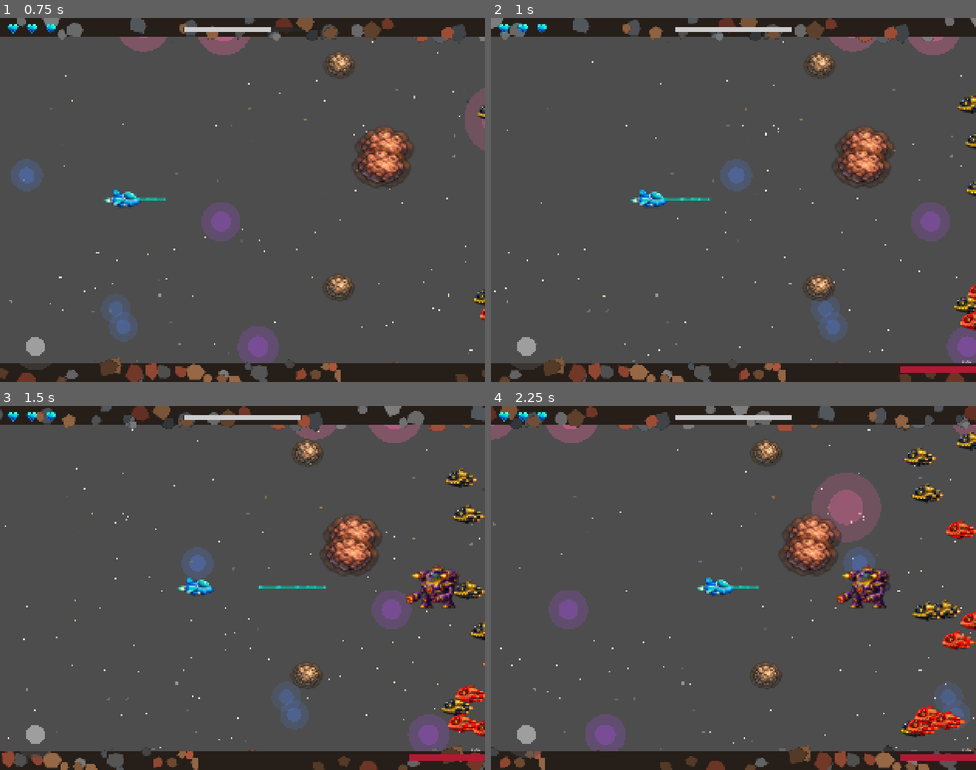
Above: before the commit, frames 1-4 (two rows, left to right).
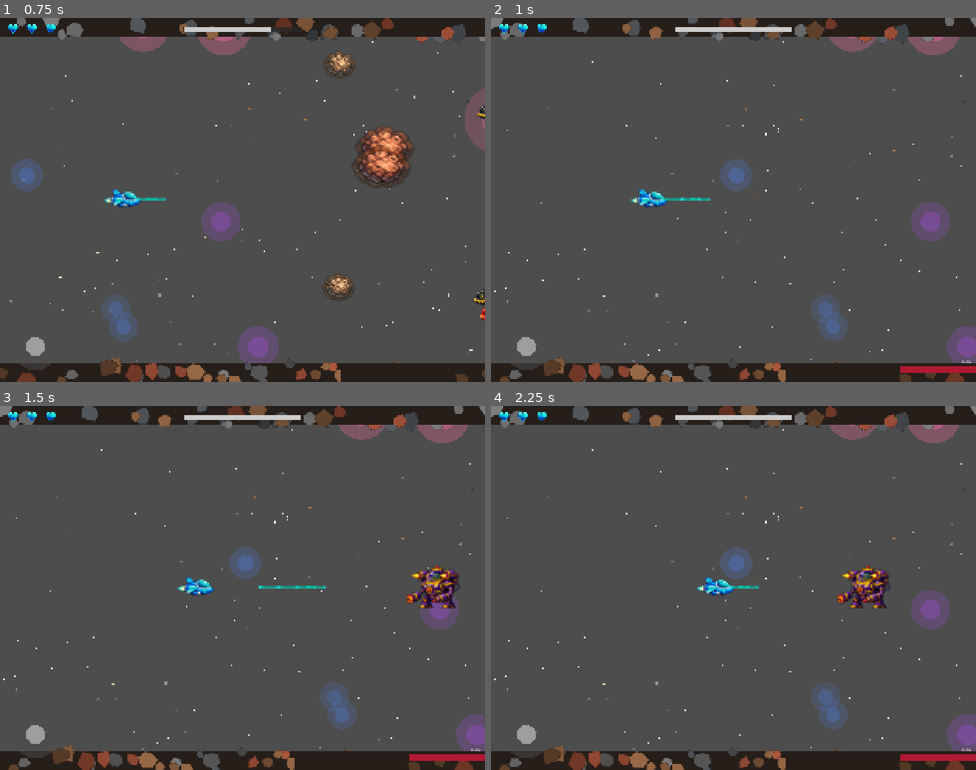
Above: after the commit, the same moments.

Repository: mattzollinhofer/space_scroller
Game: Godot game, scene res://tests/test_boss_attack.tscn
Two runs of this game, one before a commit and one after it. Both use one fixed random seed, a clock stepped at 60 frames per second and the inputs below. This scene is started directly instead of the project's main scene.
Inputs (mouse positions are in pixels of both pictures, inside the frame that each line leads up to):
- Up to frame 1 (0.75 s): tap Enter at 0.5 s; move the mouse to (349, 181) at 0.52 s; hold D (move_right) from 0.53 s (still down); hold Space (shoot) from 0.53 s (still down); click (349, 181) at 0.67 s
- Up to frame 2 (1 s): keep holding D (move_right); keep holding Space (shoot)
- Up to frame 3 (1.5 s): release D (move_right) at 1.25 s; release Space (shoot) at 1.25 s; drag from (145, 606) to (363, 537) at 1.27 s
- Up to frame 4 (2.25 s): move the mouse to (782, 507) at 2.02 s; hold D (move_right) from 2.03 s (still down); hold Space (shoot) from 2.03 s (still down)

Frame 1 is identical in both runs. In frame 2, 2.6% of the frame differs, in the area x 64-100%, y 9-86%; in frame 3, 13%; in frame 4, 16%, in the area x 0-100%, y 0-100%.

Commit message:
Add player respawn at boss with health reset
When the player dies during the boss fight, they now respawn at the boss
entrance instead of getting a game over. The boss resets to full health
and returns to battle position. Boss projectiles are cleared on respawn.

Also stops scrolling and disables spawners during boss fight for a fixed
arena battle experience.

- Add _respawn_at_boss() method to level_manager.gd
- Add reset_health() method to boss.gd
- Add _clear_boss_projectiles() to clean up projectiles on respawn
- Add _stop_scrolling_for_boss_fight() and _disable_spawners_for_boss_fight()
- Store _boss_battle_position for respawn positioning

🤖 Generated with [Claude Code](https://claude.com/claude-code)

Co-Authored-By: Claude Opus 4.5 <noreply@anthropic.com>

Diff:
--- a/scripts/enemies/boss.gd
+++ b/scripts/enemies/boss.gd
@@ -542,6 +542,44 @@
 		_attack_tween.kill()
 
 
+## Reset boss health to full and reset attack state for player respawn
+func reset_health() -> void:
+	## Restore health to max
+	health = _max_health
+
+	## Clear destroying state in case it was set
+	_is_destroying = false
+
+	## Re-enable collision using set_deferred to avoid signal conflicts
+	set_deferred("monitoring", true)
+	set_deferred("monitorable", true)
+
+	## Reset attack state machine
+	_attack_cycle_active = true
+	_attack_state = AttackState.IDLE
+	_current_pattern = 0
+	_attack_timer = 0.0
+
+	## Clear any active attack states
+	_sweep_active = false
+	_charge_active = false
+
+	## Kill any active tweens
+	if _flash_tween and _flash_tween.is_valid():
+		_flash_tween.kill()
+	if _attack_tween and _attack_tween.is_valid():
+		_attack_tween.kill()
+
+	## Ensure sprite is visible
+	var sprite = get_node_or_null("AnimatedSprite2D")
+	if sprite:
+		sprite.visible = true
+		sprite.modulate = Color(1, 1, 1, 1)
+
+	## Emit health changed to update health bar
+	health_changed.emit(health, _max_health)
+
+
 ## Get current attack state (for testing)
 func get_attack_state() -> AttackState:
 	return _attack_state
--- a/scripts/level_manager.gd
+++ b/scripts/level_manager.gd
@@ -61,6 +61,12 @@
 var _boss_fight_active: bool = false
 var _boss: Node = null
 var _boss_health_bar: Node = null
+
+## Boss battle position (stored for respawn)
+var _boss_battle_position: Vector2 = Vector2.ZERO
+
+## Original scroll speed (stored to restore after boss fight if needed)
+var _original_scroll_speed: float = 180.0
 
 ## Reference to scroll controller
 var _scroll_controller: Node = null
@@ -129,6 +135,10 @@
 	if not _scroll_controller:
 		_scroll_controller = get_tree().root.get_node_or_null("Main/ParallaxBackground")
 
+	# Store original scroll speed
+	if _scroll_controller and "scroll_speed" in _scroll_controller:
+		_original_scroll_speed = _scroll_controller.scroll_speed
+
 	# Get progress bar reference
 	if not progress_bar_path.is_empty():
 		_progress_bar = get_node_or_null(progress_bar_path)
@@ -183,6 +193,11 @@
 
 
 func _on_player_died() -> void:
+	# Check if boss fight is active - respawn at boss instead of game over
+	if _boss_fight_active and _boss and is_instance_valid(_boss):
+		_respawn_at_boss()
+		return
+
 	# Check if we have a checkpoint (section > 0)
 	if _checkpoint_section > 0:
 		# Respawn at checkpoint
@@ -193,10 +208,97 @@
 			_game_over_screen.show_game_over()
 
 
+func _respawn_at_boss() -> void:
+	## Respawn player at boss entrance and reset boss to full health
+
+	# Clear boss projectiles
+	_clear_boss_projectiles()
+
+	# Reset player position and lives
+	if _player:
+		_player.position = Vector2(400, 768)  # Default spawn position
+		if _player.has_method("reset_lives"):
+			_player.reset_lives()
+		else:
+			# Fallback: set lives directly
+			_player._lives = _player.starting_lives
+			_player._is_invincible = false
+			if _player.has_method("_end_invincibility"):
+				_player._end_invincibility()
+
+	# Reset boss to full health and battle position
+	if _boss and is_instance_valid(_boss):
+		if _boss.has_method("reset_health"):
+			_boss.reset_health()
+		else:
+			# Fallback: reset health directly
+			_boss.health = _boss._max_health if "_max_health" in _boss else 13
+
+		# Reset boss position to battle position
+		if _boss_battle_position != Vector2.ZERO:
+			_boss.position = _boss_battle_position
+
+		# Update health bar
+		if _boss_health_bar and _boss_health_bar.has_method("set_health"):
+			var boss_health = _boss.health if "health" in _boss else 13
+			var boss_max_health = _boss._max_health if "_max_health" in _boss else 13
+			_boss_health_bar.set_health(boss_health, boss_max_health)
+
+	# Emit respawn signal
+	player_respawned.emit()
+
+
+func _clear_boss_projectiles() -> void:
+	## Clear all boss projectiles from the scene
+	var main = get_parent()
+	if not main:
+		return
+
+	# Find and remove all boss projectiles
+	for child in main.get_children():
+		if child.name.begins_with("BossProjectile") or "boss_projectile" in child.name.to_lower():
+			child.queue_free()
+		elif child.get_script():
+			var script_path = child.get_script().resource_path
+			if "boss_projectile" in script_path:
+				child.queue_free()
+
+
 func _process(_delta: float) -> void:
 	if _level_complete:
 		return
 
+	_update_progress()
+	_check_section_change()
+	_check_level_complete()
+
+
+func _unhandled_input(event: InputEvent) -> void:
+	# Debug: Cmd+Ctrl+Right Arrow to skip to next checkpoint
+	if event is InputEventKey and event.pressed:
+		if event.keycode == KEY_RIGHT and event.ctrl_pressed and event.meta_pressed:
+			_debug_skip_to_next_section()
+
+
+func _debug_skip_to_next_section() -> void:
+	if _sections.is_empty() or not _scroll_controller:
+		return
+
+	# Find next section
+	var next_section = _current_section + 1
+	if next_section >= _sections.size():
+		# Skip to end (boss fight)
+		next_section = _sections.size() - 1
+		var end_percent = _sections[next_section].get("end_percent", 100)
+		var target_distance = (_total_distance * end_percent / 100.0) + 100
+		_scroll_controller.scroll_offset.x = -target_distance
+	else:
+		# Skip to next section start
+		var start_percent = _sections[next_section].get("start_percent", 0)
+		var target_distance = _total_distance * start_percent / 100.0
+		_scroll_controller.scroll_offset.x = -target_distance
+
+	# Force update
 	_update_progress()
 	_check_section_change()
 	_check_level_complete()
@@ -277,6 +379,9 @@
 	# Battle position is in right third of screen
 	var battle_x = _viewport_width * 0.75
 	var battle_position = Vector2(battle_x, spawn_y)
+
+	# Store battle position for respawns
+	_boss_battle_position = battle_position
 
 	# Add to main scene
 	var main = get_parent()
@@ -300,10 +405,47 @@
 
 		_boss_fight_active = true
 
+		# Stop scrolling during boss fight (arena mode)
+		_stop_scrolling_for_boss_fight()
+
+		# Disable spawners during boss fight
+		_disable_spawners_for_boss_fight()
+
 		# Spawn boss health bar
 		_spawn_boss_health_bar()
 
 		boss_spawned.emit()
+
+
+func _stop_scrolling_for_boss_fight() -> void:
+	## Stop screen scrolling for fixed arena during boss fight
+	if _scroll_controller and "scroll_speed" in _scroll_controller:
+		_scroll_controller.scroll_speed = 0.0
+
+
+func _disable_spawners_for_boss_fight() -> void:
+	## Disable obstacle and enemy spawners during boss fight
+	if _obstacle_spawner:
+		if _obstacle_spawner.has_method("set_enabled"):
+			_obstacle_spawner.set_enabled(false)
+		elif _obstacle_spawner.has_method("stop"):
+			_obstacle_spawner.stop()
+		elif "enabled" in _obstacle_spawner:
+			_obstacle_spawner.enabled = false
+
+	if _enemy_spawner:
+		if _enemy_spawner.has_method("set_enabled"):
+			_enemy_spawner.set_enabled(false)
+		elif _enemy_spawner.has_method("stop"):
+			_enemy_spawner.stop()
+		elif "enabled" in _enemy_spawner:
+			_enemy_spawner.enabled = false
+
+	# Also clear existing enemies and obstacles for clean arena
+	if _enemy_spawner and _enemy_spawner.has_method("clear_all"):
+		_enemy_spawner.clear_all()
+	if _obstacle_spawner and _obstacle_spawner.has_method("clear_all"):
+		_obstacle_spawner.clear_all()
 
 
 func _spawn_boss_health_bar() -> void:
--- /dev/null
+++ b/tests/test_boss_respawn.gd
@@ -0,0 +1,206 @@
+extends Node2D
+## Integration test: Player respawns at boss entrance if defeated during fight
+## Run this scene to verify player respawns instead of game over during boss fight.
+
+var _test_passed: bool = false
+var _test_failed: bool = false
+var _failure_reason: String = ""
+var _test_timeout: float = 25.0
+var _timer: float = 0.0
+
+var level_manager: Node = null
+var player: Node = null
+var game_over_screen: Node = null
+var scroll_controller: Node = null
+var main: Node = null
+var _boss: Node = null
+var _boss_spawned: bool = false
+var _player_died: bool = false
+var _initial_boss_health: int = 0
+
+
+func _ready() -> void:
+	print("=== Test: Boss Respawn ===")
+
+	# Load and setup main scene
+	var main_scene = load("res://scenes/main.tscn")
+	if not main_scene:
+		_fail("Could not load main scene")
+		return
+
+	main = main_scene.instantiate()
+	add_child(main)
+
+	# Find level manager
+	level_manager = main.get_node_or_null("LevelManager")
+	if not level_manager:
+		_fail("LevelManager node not found")
+		return
+
+	# Connect to boss_spawned signal
+	if level_manager.has_signal("boss_spawned"):
+		level_manager.boss_spawned.connect(_on_boss_spawned)
+	else:
+		_fail("LevelManager does not have 'boss_spawned' signal")
+		return
+
+	# Connect to player_respawned signal
+	if level_manager.has_signal("player_respawned"):
+		level_manager.player_respawned.connect(_on_player_respawned)
+
+	# Find player
+	player = main.get_node_or_null("Player")
+	if not player:
+		_fail("Player node not found")
+		return
+
+	# Find game over screen
+	game_over_screen = main.get_node_or_null("GameOverScreen")
+
+	# Speed up scroll to reach 100% quickly
+	scroll_controller = main.get_node_or_null("ParallaxBackground")
+	if scroll_controller:
+		scroll_controller.scroll_speed = 9000.0
+		print("Speeding up scroll for test: 9000 px/s")
+
+	print("Test setup complete. Waiting for boss to spawn...")
+
+
+func _on_boss_spawned() -> void:
+	print("Boss spawned!")
+	_boss_spawned = true
+
+	# Wait for boss entrance to complete (entrance is 2s, add buffer)
+	await get_tree().create_timer(2.5).timeout
+
+	_boss = level_manager.get_boss() if level_manager.has_method("get_boss") else main.get_node_or_null("Boss")
+
+	if not _boss:
+		_fail("Boss not found after spawn")
+		return
+
+	# Record initial boss health
+	_initial_boss_health = _boss.health if "health" in _boss else 13
+	print("Boss health before player death: %s" % _initial_boss_health)
+
+	# Check if boss fight is active
+	var boss_fight_active = level_manager.is_boss_fight_active() if level_manager.has_method("is_boss_fight_active") else false
+	print("Boss fight active: %s" % boss_fight_active)
+
+	# Deal some damage to boss first (to verify it resets)
+	if _boss.has_method("take_hit"):
+		_boss.take_hit(3)
+		await get_tree().create_timer(0.1).timeout
+		print("Boss health after 3 damage: %s" % _boss.health)
+
+	# Now kill the player
+	_trigger_player_death()
+
+
+func _on_player_respawned() -> void:
+	print("Player respawned signal received!")
+
+
+func _trigger_player_death() -> void:
+	if not player:
+		return
+
+	var initial_lives = player.get_lives() if player.has_method("get_lives") else 3
+	print("Player has %s lives" % initial_lives)
+
+	# Disable invincibility to allow quick death
+	if "_is_invincible" in player:
+		player._is_invincible = false
+
+	# Deal damage until dead, waiting for invincibility to expire
+	var invincibility_wait = 1.6  # Slightly longer than invincibility_duration (1.5s)
+	for i in range(initial_lives + 1):
+		if player.has_method("take_damage"):
+			# Disable invincibility before each hit
+			if "_is_invincible" in player:
+				player._is_invincible = false
+			player.take_damage()
+			var lives = player.get_lives() if player.has_method("get_lives") else 0
+			print("After hit %s: lives = %s" % [i + 1, lives])
+			if lives <= 0:
+				print("Player died!")
+				break
+		await get_tree().create_timer(0.05).timeout
+
+	_player_died = true
+	print("Player death sequence complete")
+
+	# Wait for respawn to process
+	await get_tree().create_timer(0.5).timeout
+	_check_respawn()
+
+
+func _check_respawn() -> void:
+	if _test_passed or _test_failed:
+		return
+
+	# Debug: check boss fight state
+	var boss_fight_active = level_manager.is_boss_fight_active() if level_manager.has_method("is_boss_fight_active") else false
+	print("Boss fight active after death: %s" % boss_fight_active)
+
+	# Check 1: Game over screen should NOT be visible
+	if game_over_screen and game_over_screen.visible:
+		_fail("Game over screen shown instead of boss respawn")
+		return
+
+	# Check 2: Player should be alive (respawned)
+	var player_lives = player.get_lives() if player and player.has_method("get_lives") else 0
+	if player_lives <= 0:
+		_fail("Player did not respawn (lives: %s)" % player_lives)
+		return
+	print("Player respawned with %s lives" % player_lives)
+
+	# Check 3: Boss should still exist
+	var current_boss = level_manager.get_boss() if level_manager.has_method("get_boss") else main.get_node_or_null("Boss")
+	if not current_boss or not is_instance_valid(current_boss):
+		_fail("Boss no longer exists after player respawn")
+		return
+
+	# Check 4: Boss should have full health again
+	var boss_health = current_boss.health if "health" in current_boss else 0
+	var boss_max_health = current_boss._max_health if "_max_health" in current_boss else 13
+	print("Boss health after respawn: %s/%s" % [boss_health, boss_max_health])
+	if boss_health != boss_max_health:
+		_fail("Boss health not reset to full. Current: %s, Max: %s" % [boss_health, boss_max_health])
+		return
+	print("Boss health reset to full: %s/%s" % [boss_health, boss_max_health])
+
+	_pass()
+
+
+func _process(delta: float) -> void:
+	if _test_passed or _test_failed:
+		return
+
+	_timer += delta
+
+	if _timer >= _test_timeout:
+		if not _boss_spawned:
+			_fail("Test timed out - boss never spawned")
+		elif not _player_died:
+			_fail("Test timed out - player death not triggered")
+		else:
+			_fail("Test timed out - respawn not verified")
+		return
+
+
+func _pass() -> void:
+	_test_passed = true
+	print("=== TEST PASSED ===")
+	print("Player respawns at boss entrance instead of game over.")
+	await get_tree().create_timer(0.5).timeout
+	get_tree().quit(0)
+
+
+func _fail(reason: String) -> void:
+	_test_failed = true
+	_failure_reason = reason
+	print("=== TEST FAILED ===")
+	print("Reason: %s" % reason)
+	await get_tree().create_timer(0.5).timeout
+	get_tree().quit(1)
--- /dev/null
+++ b/tests/test_boss_respawn.tscn
@@ -0,0 +1,6 @@
+[gd_scene load_steps=2 format=3 uid="uid://test_boss_respawn"]
+
+[ext_resource type="Script" path="res://tests/test_boss_respawn.gd" id="1_test"]
+
+[node name="TestBossRespawn" type="Node2D"]
+script = ExtResource("1_test")
Not shown, changed: agent-os/specs/2025-12-30-7-boss-battle/tasks.md
